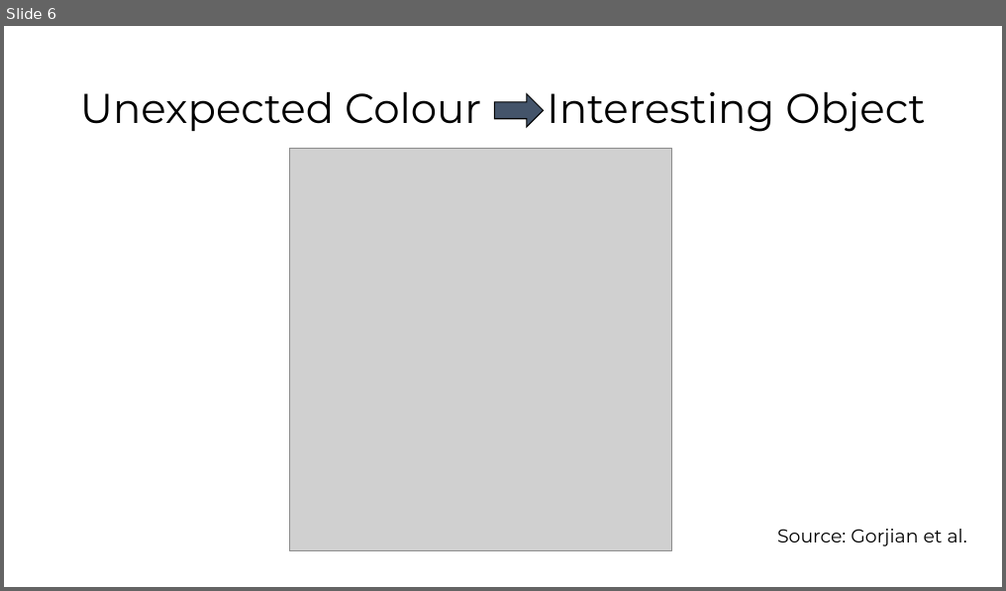
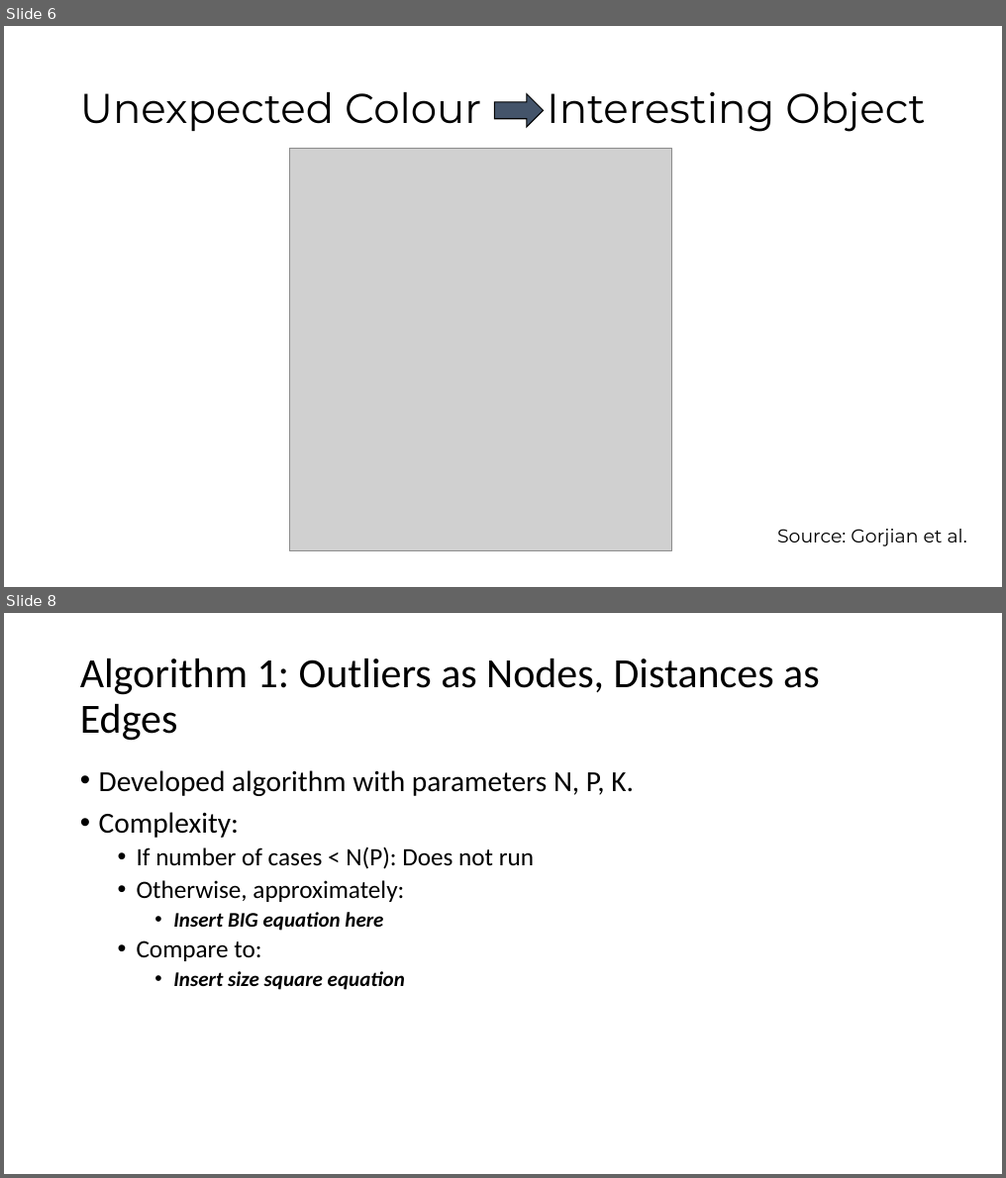
Before and after one commit to ibhojwani/seip_big_data, a slide deck: Presentation.pptx. Shown one above the other, each under a label of ours: slide 6 before the commit, slides 6 and 8 after it; the slides between them are not shown. The pictures are 1006x591 and 1006x1178 pixels, drawn with LibreOffice and Linux fonts; fonts in the diff are those of the drawing; grey boxes stand for pictures. Boxes give left, top, right and bottom in pixels: in the first picture for what was removed or moved away, otherwise in the second. Text is boxed around its words. In the diff, an @@ line names an element or a change of style, - is before the commit and + after.

```diff
--- a/Presentation.pptx
+++ b/Presentation.pptx
@@ slide 8 added at <box>4,613,1002,1174</box>, background #FFFFFF @@
@@ title added at <box>80,659,820,741</box>, 40 pt, text #000000 @@
+Algorithm 1: Outliers as Nodes, Distances as Edges
@@ text added at <box>99,770,634,990</box>, 24 pt, text #000000 @@
+• Developed algorithm with parameters N, P, K.
+• Complexity:
+  • If number of cases < N(P): Does not run
+  • Otherwise, approximately:
+    • Insert BIG equation here
+  • Compare to:
+    • Insert size square equation
```
Also in this commit, not shown: 19 other slides added, 1 slide removed.
